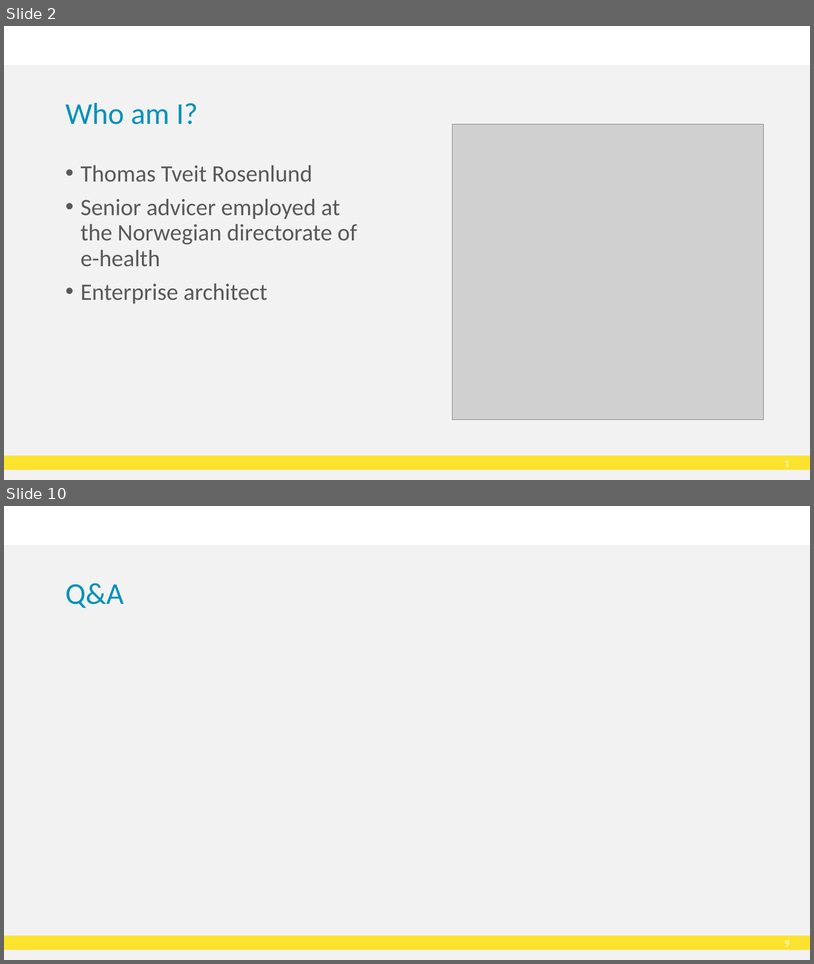
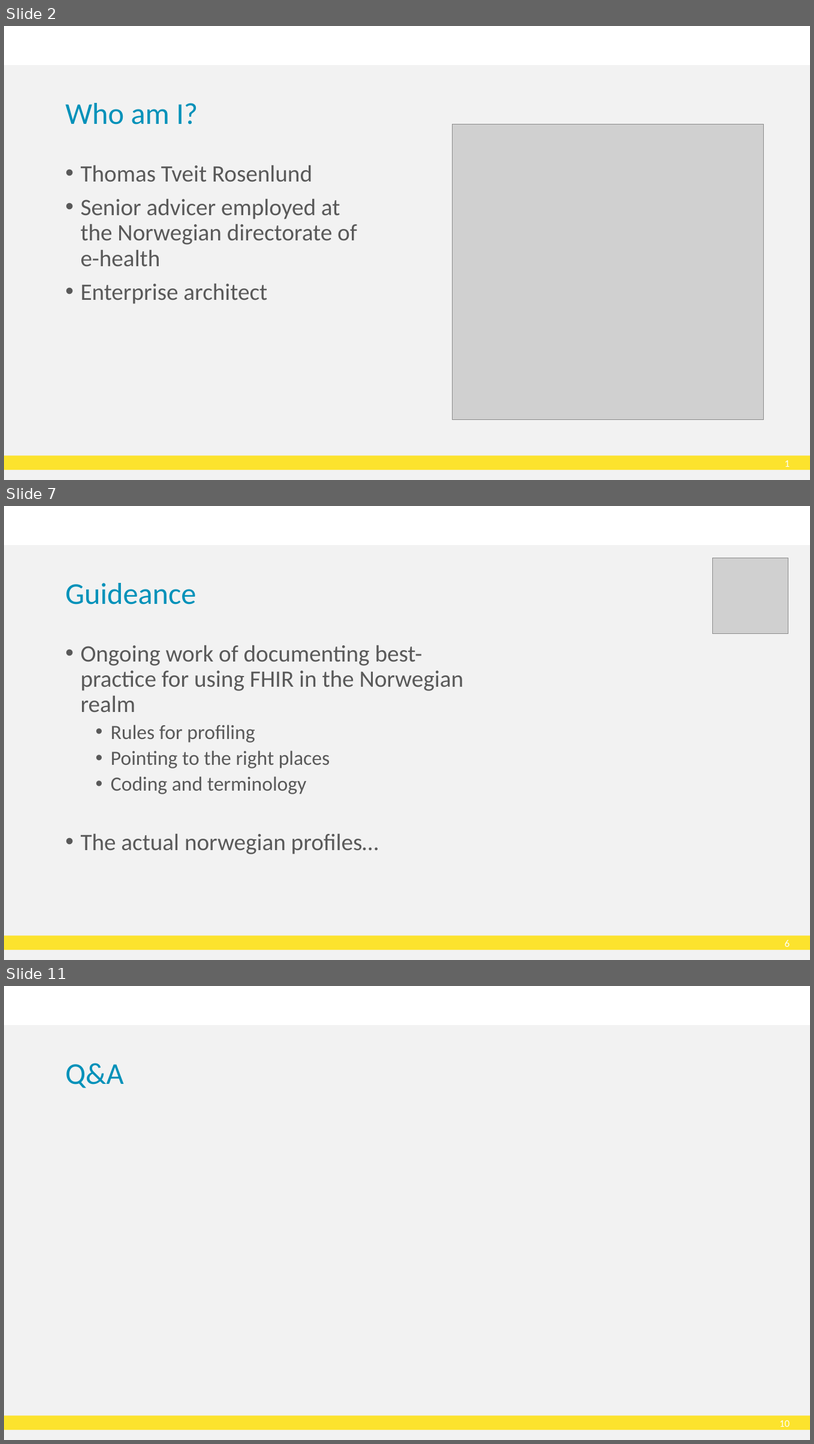
Before and after one commit to HL7Norway/best-practice, a slide deck: docs/presentasjoner/DD23_CT_230508_Thomas_Tveit_Rosenlund_FHIR-in-Norway.pptx. Shown one above the other, each under a label of ours: slides 2 and 10 before the commit, slides 2, 7 and 11 after it; the slides between them are not shown. The pictures are 814x964 and 814x1444 pixels, drawn with LibreOffice and Linux fonts; fonts in the diff are those of the drawing; grey boxes stand for pictures; background and template pictures are left out. Boxes give left, top, right and bottom in pixels: in the first picture for what was removed or moved away, otherwise in the second. Text is boxed around its words. In the diff, an @@ line names an element or a change of style, - is before the commit and + after.

```diff
--- a/docs/presentasjoner/DD23_CT_230508_Thomas_Tveit_Rosenlund_FHIR-in-Norway.pptx
+++ b/docs/presentasjoner/DD23_CT_230508_Thomas_Tveit_Rosenlund_FHIR-in-Norway.pptx
@@ slide 7 added at <box>4,506,810,960</box>, background #FFFFFF; not listed: 3 template elements that a slide beside it also shows @@
@@ picture added at <box>713,558,789,634</box> @@
@@ title added at <box>65,583,196,604</box>, 36 pt, text #0091B9 @@
+Guideance
@@ text added at <box>81,645,464,854</box>, 28 pt, text #595959 @@
+• Ongoing work of documenting best-practice for using FHIR in the Norwegian realm
+  • Rules for profiling
+  • Pointing to the right places
+  • Coding and terminology
+• The actual norwegian profiles…
@@ what was slide 10 is now slide 11 @@
@@ page number at <box>780,1420,790,1426</box>: text changed @@
-9
+10
```
Also in this commit, not shown: 4 slides changed, 3 other slides added, 2 slides removed.
